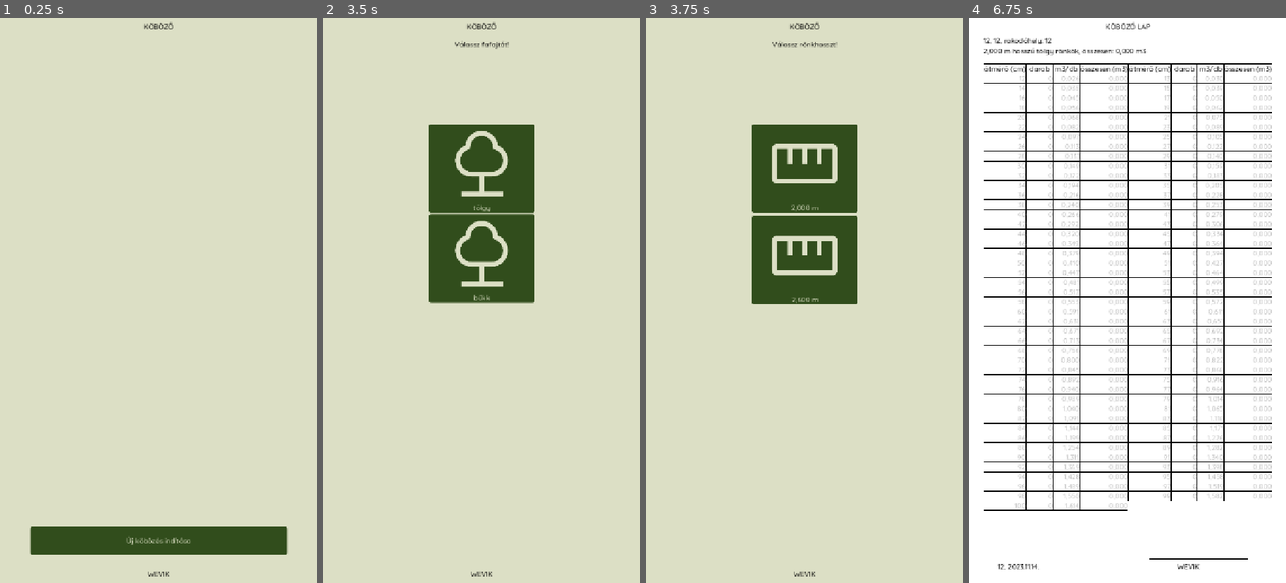
Above: before the commit, frames 1-4 (left to right).
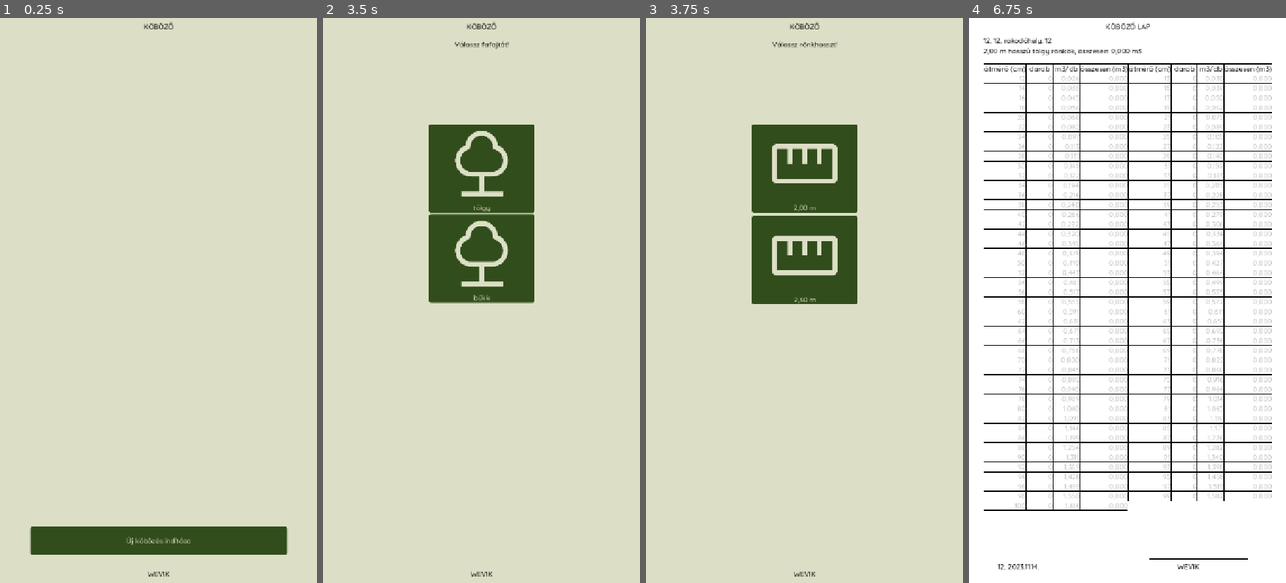
Above: after the commit, the same moments.

Repository: rolika/kob_g
Game: Godot game, scene res://main.tscn
Two runs of this game, one before a commit and one after it. Both use one fixed random seed, a clock stepped at 60 frames per second and the inputs below.
Inputs (mouse positions are in pixels of both pictures, inside the frame that each line leads up to):
- Up to frame 1 (0.25 s): no input
- Up to frame 2 (3.5 s): click "Új köbözés indítása" at 0.5 s; click (478, 131) at 1.27 s; type "12" at 1.35 s; click (478, 187) at 1.5 s; type "12" at 1.58 s; click (478, 244) at 1.73 s; type "12" at 1.82 s; click (478, 300) at 2.02 s; type "WEVIK" at 2.1 s; click "Tovább" at 2.75 s
- Up to frame 3 (3.75 s): click "tölgy" at 3.5 s
- Up to frame 4 (6.75 s): click (1127, 170) at 4.25 s, where only the run before the commit has a clickable "2,000 m"; click (1257, 142) at 5.02 s; click (997, 142) at 5.75 s; click "Kész!" at 6.5 s

Frames 1-2 are identical in both runs. In frame 3, less than 0.1% of the frame differs, in the area x 45-55%, y 33-51%; in frame 4, 0.2%, in the area x 8-56%, y 5-7%.

Commit message:
customize float formatting

Diff:
--- a/scripts/pile.gd
+++ b/scripts/pile.gd
@@ -5,6 +5,7 @@
 const CUBE_DATA_PRECISION: float = 0.001
 const STARTING_DIAMETER: int = 12
 const FLOAT_FMT: String = "%.3f"
+const LENGTH_FMT: String = "%.2f"
 
 var company: String
 var city: String
@@ -76,9 +77,9 @@
         counter[cube] = session.kobdata[i]
         i += 1
 
-func translate_decimal(num: Variant) -> Variant:
+func translate_decimal(num: Variant, fmt: String = FLOAT_FMT) -> Variant:
     if is_instance_of(num, TYPE_FLOAT):
-        var text = FLOAT_FMT % num
+        var text = fmt % num
         return text.replace(".", ",")
     elif is_instance_of(num, TYPE_STRING):
         return float(num.replace(",", "."))
@@ -91,4 +92,4 @@
     return translate_decimal(get_volume(cube))
 
 func get_length_fmt(length_: float = length) -> String:
-    return translate_decimal(length_) + " m"
+    return translate_decimal(length_, LENGTH_FMT) + " m"
